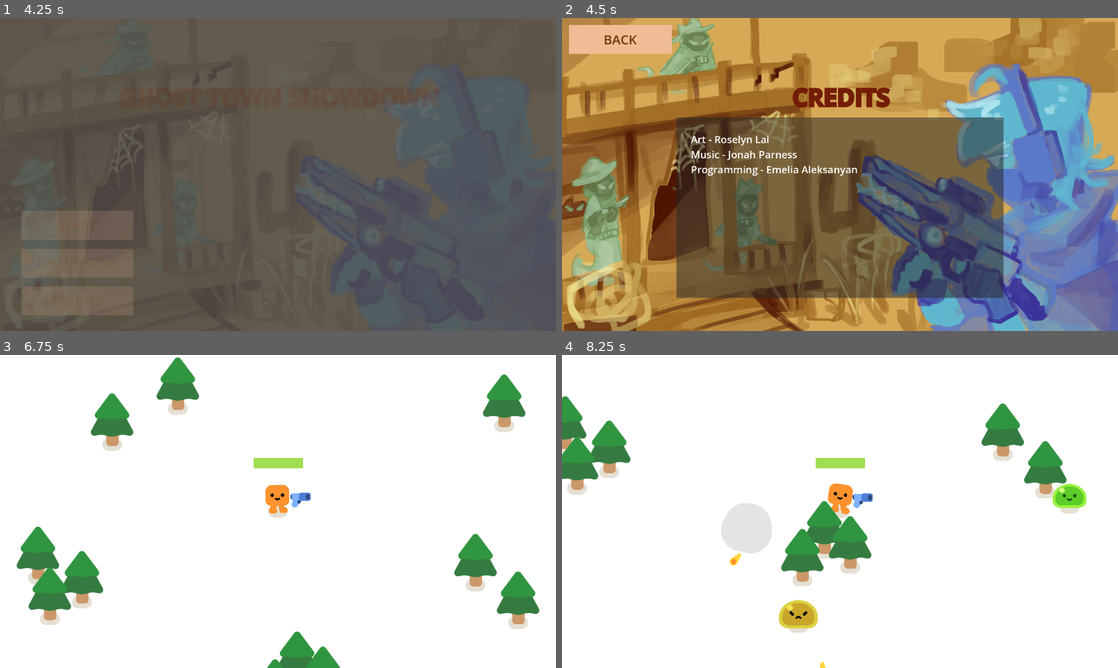
Above: before the commit, frames 1-4 (two rows, left to right).
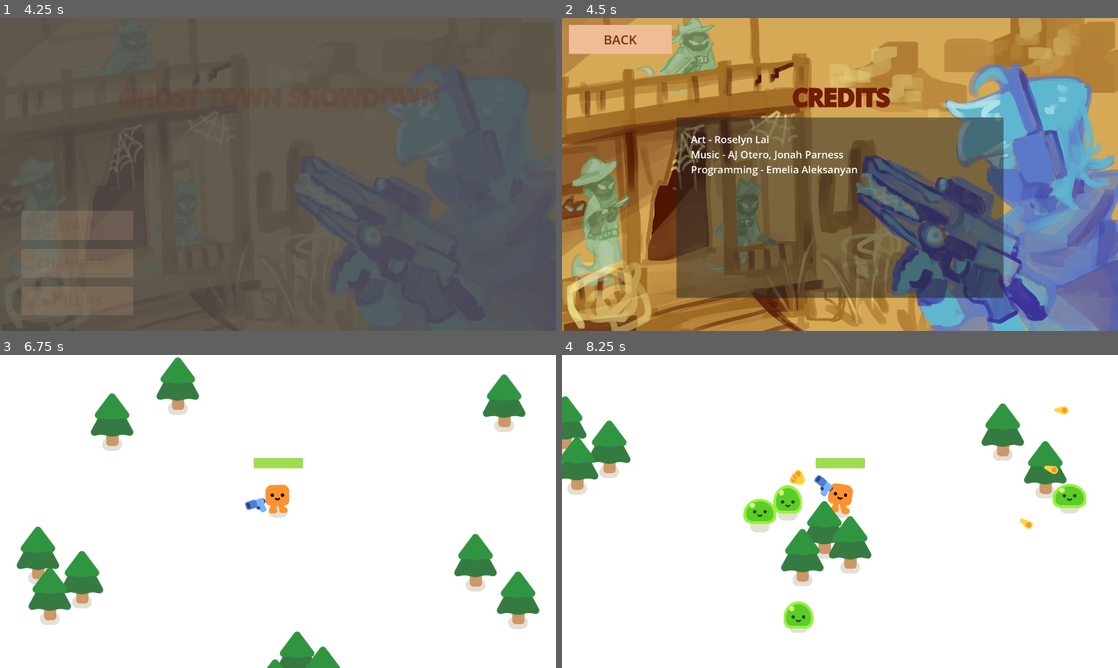
Above: after the commit, the same moments.

Repository: mid-at-coding/imgd-game
Game: Godot game, scene res://scenes/splash_screen.tscn
The game is run twice, just before and just after one commit, with the same random seed, the same clock (stepped at 60 frames per second) and the same inputs.
Inputs (mouse positions are in pixels of both pictures, inside the frame that each line leads up to):
- Up to frame 1 (4.25 s): move the mouse to (400, 158) at 0.52 s; hold D (move_right) 0.53-1.28 s; click (400, 158) at 0.67 s; tap Enter at 1.25, 2.75 s; move the mouse to (166, 190) at 1.27 s; hold S (move_down) 1.28-2.03 s; click (166, 190) at 1.42 s; tap Space at 2 s; move the mouse to (333, 105) at 2.02 s; hold D (move_right) 2.03-2.78 s; click (333, 105) at 2.17 s; move the mouse to (250, 237) at 2.77 s; hold W (move_up) 2.78-3.53 s; click (250, 237) at 2.92 s; move the mouse to (444, 221) at 3.52 s; hold A (move_left) from 3.53 s (still down); click (444, 221) at 3.67 s
- Up to frame 2 (4.5 s): release A (move_left) at 4.25 s; click "CREDITS" at 4.25 s
- Up to frame 3 (6.75 s): tap Space at 5 s; move the mouse to (111, 464) at 5.02 s; hold A (move_left) 5.03-5.75 s; click (111, 464) at 5.17 s; click "BACK" at 5.75 s; click "START" at 6.5 s
- Up to frame 4 (8.25 s): move the mouse to (867, 511) at 7.27 s; hold S (move_down) 7.28-8.03 s; click (867, 511) at 7.42 s; move the mouse to (756, 433) at 8.02 s; hold D (move_right) from 8.03 s (still down); click (756, 433) at 8.17 s

Frame 1 is identical in both runs. In frame 2, 0.3% of the frame differs, in the area x 29-51%, y 42-46%; in frame 3, 0.2%; in frame 4, 2.8%, in the area x 28-92%, y 16-100%.

Commit message:
Added Mouse aim & controls

Diff:
--- a/game/scenes/credits.tscn
+++ b/game/scenes/credits.tscn
@@ -59,7 +59,7 @@
 theme_override_font_sizes/font_size = 35
 theme_override_styles/normal = SubResource("StyleBoxEmpty_44psg")
 text = "Art - Roselyn Lai
-Music - Jonah Parness
+Music - AJ Otero, Jonah Parness
 Programming - Emelia Aleksanyan"
 
 [node name="ui_button" parent="." unique_id=1101285918 instance=ExtResource("2_2fbfq")]
--- a/game/scenes/gun.tscn
+++ b/game/scenes/gun.tscn
@@ -30,7 +30,7 @@
 gizmo_extents = 30.6
 
 [node name="Timer" type="Timer" parent="." unique_id=633816227]
-wait_time = 0.353
-autostart = true
+wait_time = 0.236
+one_shot = true
 
 [connection signal="timeout" from="Timer" to="." method="_on_timer_timeout"]
--- a/game/scripts/gun.gd
+++ b/game/scripts/gun.gd
@@ -1,19 +1,27 @@
 extends Area2D
 
-# Make sure to update this path to your actual bullet scene
 const BULLET_SCENE = preload("res://scenes/bullet_2d.tscn")
 
 # The spread angle in radians (15 degrees in this example)
 var spread_angle: float = deg_to_rad(15.0)
 
-func _physics_process(delta):
-	var enemies_in_range = get_overlapping_bodies()
+func _physics_process(delta: float) -> void:
+	look_at(get_global_mouse_position())
 
-	if enemies_in_range.size() > 0:
-		var target_enemy = enemies_in_range.front()
-		look_at(target_enemy.global_position)
+	# If the mouse is to the left of the gun, flip vertically
+	var mouse_pos = get_global_mouse_position()
+	if mouse_pos.x < global_position.x:
+		$WeaponPivot/Pistol.flip_v = true
+	else:
+		$WeaponPivot/Pistol.flip_v = false
 
-func _on_timer_timeout():
+	# Hold down Left Mouse Button to shoot continuously based on the Timer cooldown
+	if Input.is_mouse_button_pressed(MOUSE_BUTTON_LEFT) and $Timer.is_stopped():
+		shoot()
+		$Timer.start()
+
+
+func shoot() -> void:
 	# Define the rotational offsets for the 3 bullets: left, center, right
 	var angles = [-spread_angle, 0.0, spread_angle]
 
